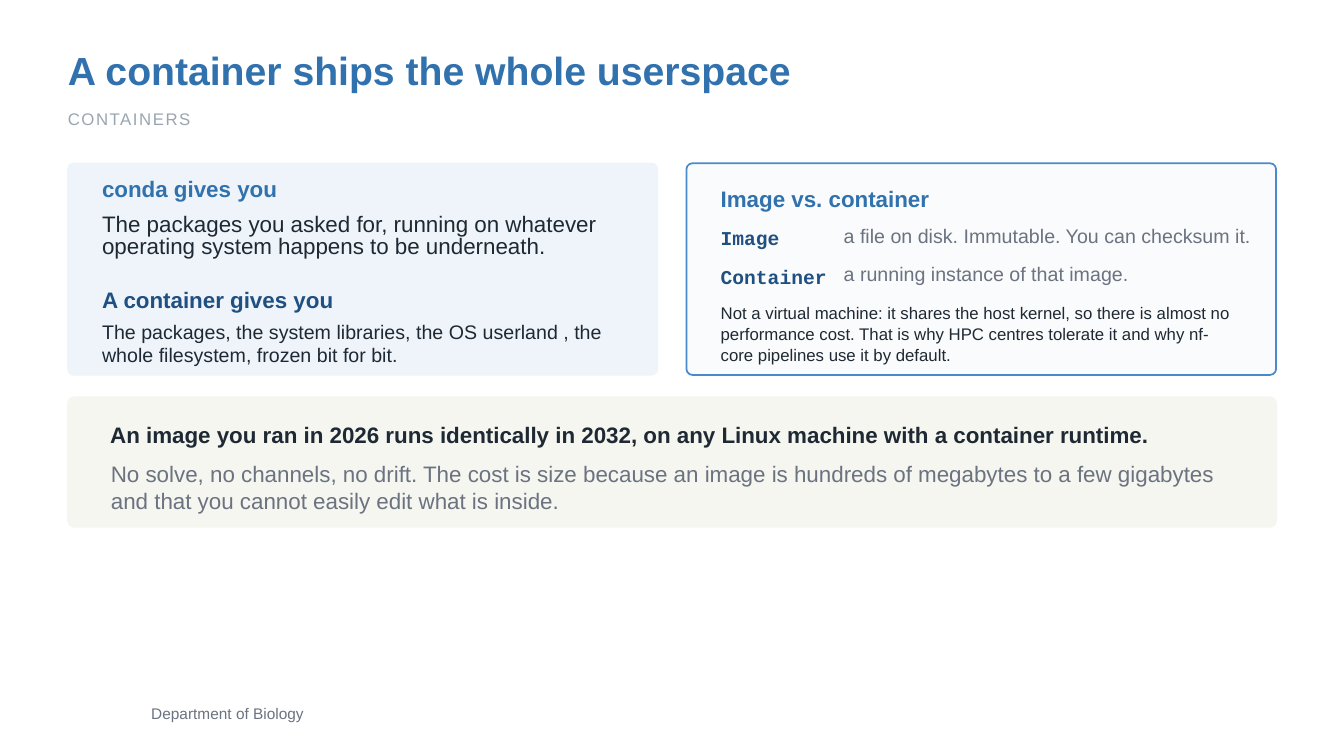
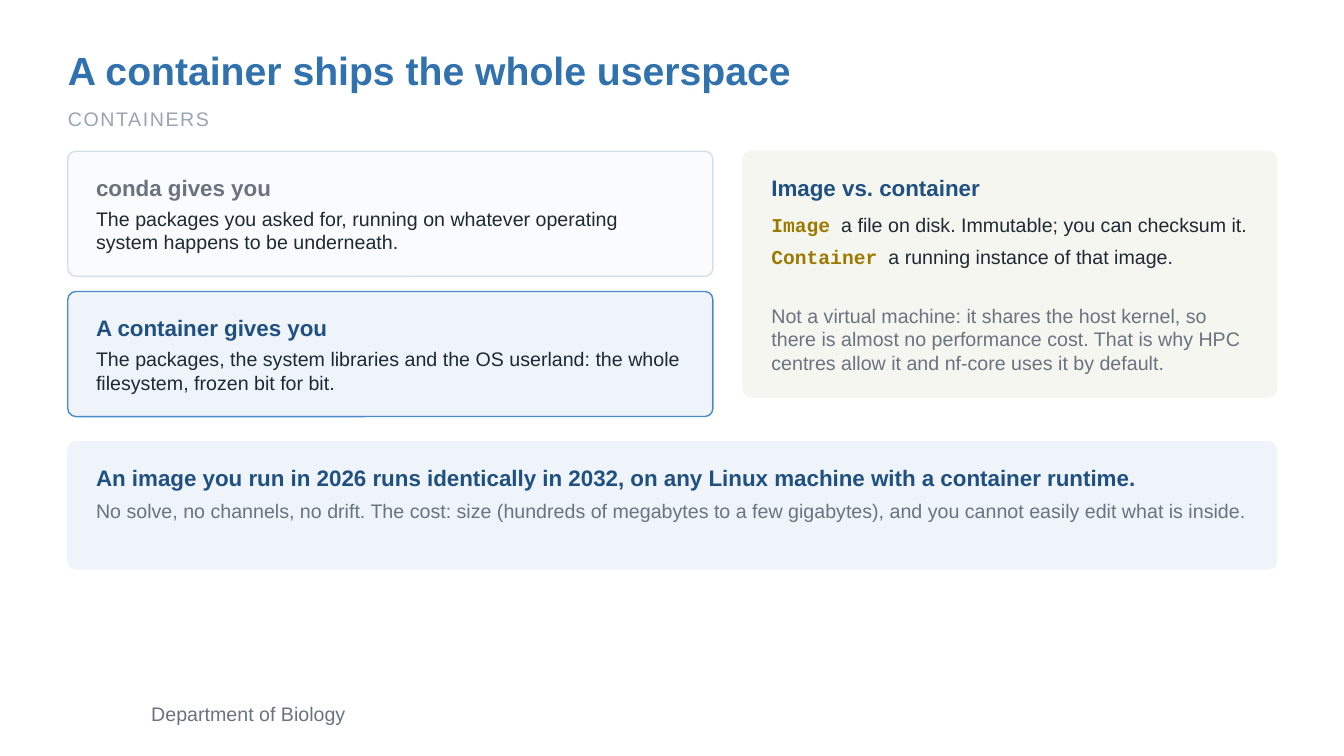
Before and after one commit to zhan4429/TuftsAppliedBioinfo, a slide deck: slide 14 of slides/week-01/Week01_Session2_HPC_Envs_Containers_Data.pptx. Drawn at 1344x756 pixels with LibreOffice and Linux fonts; fonts in the diff are those of the drawing; background and template pictures are left out. Boxes give left, top, right and bottom in pixels: in the first picture for what was removed or moved away, otherwise in the second. Text is boxed around its words. In the diff, an @@ line names an element or a change of style, - is before the commit and + after.

```diff
--- a/slides/week-01/Week01_Session2_HPC_Envs_Containers_Data.pptx
+++ b/slides/week-01/Week01_Session2_HPC_Envs_Containers_Data.pptx
@@ text "CONTAINERS" at <box>68,112,209,126</box>: size 12 to 14 pt @@
@@ rounded rectangle: place and size @@
-rounded rectangle at <box>68,163,657,375</box>
+rounded rectangle at <box>68,151,713,276</box>
@@ rounded rectangle at <box>68,151,713,276</box>: fill #EEF4FA to #FAFBFC; outline #EEF4FA 1 pt to #D6DEE7 1 pt; proportions changed @@
@@ text "conda gives you" at <box>96,180,271,201</box>: text colour #3172AE to #6B7280; line spacing 1 to 19.2pt; vertical alignment middle to top @@
@@ rounded rectangle: place and size @@
-rounded rectangle at <box>687,163,1276,375</box>
+rounded rectangle at <box>743,151,1276,397</box>
@@ rounded rectangle at <box>743,151,1276,397</box>: fill #FAFBFC to #F5F6F0; outline #498BCA 1.25 pt to #F5F6F0 1 pt; proportions changed @@
@@ text "Image vs. container": place and size @@
-text "Image vs. container" at <box>721,190,929,212</box>
+text "Image vs. container" at <box>771,179,979,201</box>
@@ text "Image vs. container" at <box>771,179,979,201</box>: text colour #3172AE to #205081; line spacing 1 to 19.2pt; vertical alignment middle to top @@
@@ text "The packages you asked for, ..." at <box>96,211,618,253</box>: size 16 to 14 pt; line spacing 16pt to 16.8pt; vertical alignment middle to top @@
@@ text removed at <box>721,232,780,249</box> @@
-Image
@@ vertical alignment middle to top in 5 elements at <box>96,469,1135,491</box>, <box>96,351,679,394</box>, <box>771,309,1240,374</box>, <box>96,504,1245,522</box>, <box>771,217,1247,268</box> @@
@@ text at <box>771,217,1247,268</box>: text changed; text colour #6B7280 to #1F2933 @@
-a file on disk. Immutable. You can checksum it.
+Image a file on disk. Immutable; you can checksum it.
+Container a running instance of that image.
@@ text removed at <box>844,267,1128,285</box> @@
-a running instance of that image.
@@ rounded rectangle added at <box>68,291,713,416</box>, fill #EEF4FA, outline #498BCA 1 pt @@
@@ text removed at <box>721,270,827,284</box> @@
-Container
@@ text "A container gives you": place and size @@
-text "A container gives you" at <box>102,291,333,313</box>
+text "A container gives you" at <box>96,319,327,341</box>
@@ text "A container gives you" at <box>96,319,327,341</box>: line spacing 1 to 19.2pt; vertical alignment middle to top @@
@@ text at <box>771,309,1240,374</box>: text changed; size 12 to 14 pt; text colour #1F2933 to #6B7280 @@
-Not a virtual machine: it shares the host kernel, so there is almost no performance cost. That is why HPC centres tolerate it and why nf-core pipelines use it by default.
+Not a virtual machine: it shares the host kernel, so there is almost no performance cost. That is why HPC centres allow it and nf-core uses it by default.
@@ text at <box>96,351,679,394</box>: text changed @@
-The packages, the system libraries, the OS userland , the whole filesystem, frozen bit for bit.
+The packages, the system libraries and the OS userland: the whole filesystem, frozen bit for bit.
@@ rounded rectangle: place and size @@
-rounded rectangle at <box>68,397,1276,527</box>
+rounded rectangle at <box>68,442,1276,569</box>
@@ rounded rectangle at <box>68,442,1276,569</box>: fill #F5F6F0 to #EEF4FA; outline #F5F6F0 1 pt to #EEF4FA 1 pt; proportions changed @@
@@ text at <box>96,469,1135,491</box>: text changed; text colour #1F2933 to #205081 @@
-An image you ran in 2026 runs identically in 2032, on any Linux machine with a container runtime.
+An image you run in 2026 runs identically in 2032, on any Linux machine with a container runtime.
@@ text at <box>96,504,1245,522</box>: text changed; size 16 to 14 pt @@
-No solve, no channels, no drift. The cost is size because an image is hundreds of megabytes to a few gigabytes and that you cannot easily edit what is inside.
+No solve, no channels, no drift. The cost: size (hundreds of megabytes to a few gigabytes), and you cannot easily edit what is inside.
@@ text "Department of Biology" at <box>151,707,345,725</box>: size 11 to 14 pt @@
```
Also in this commit, not shown: 19 other slides changed, 3 slides added, 7 other files.
